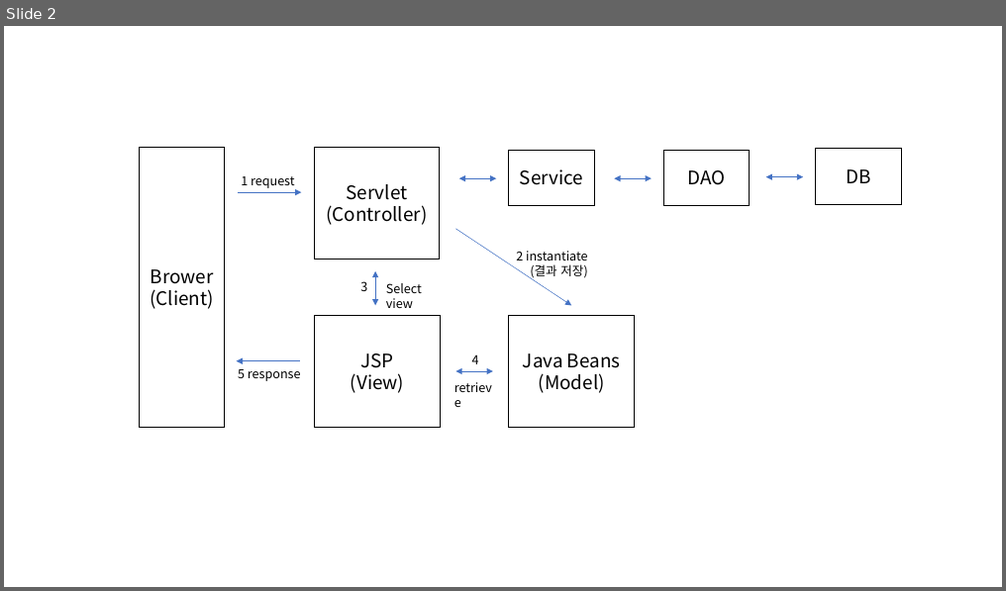
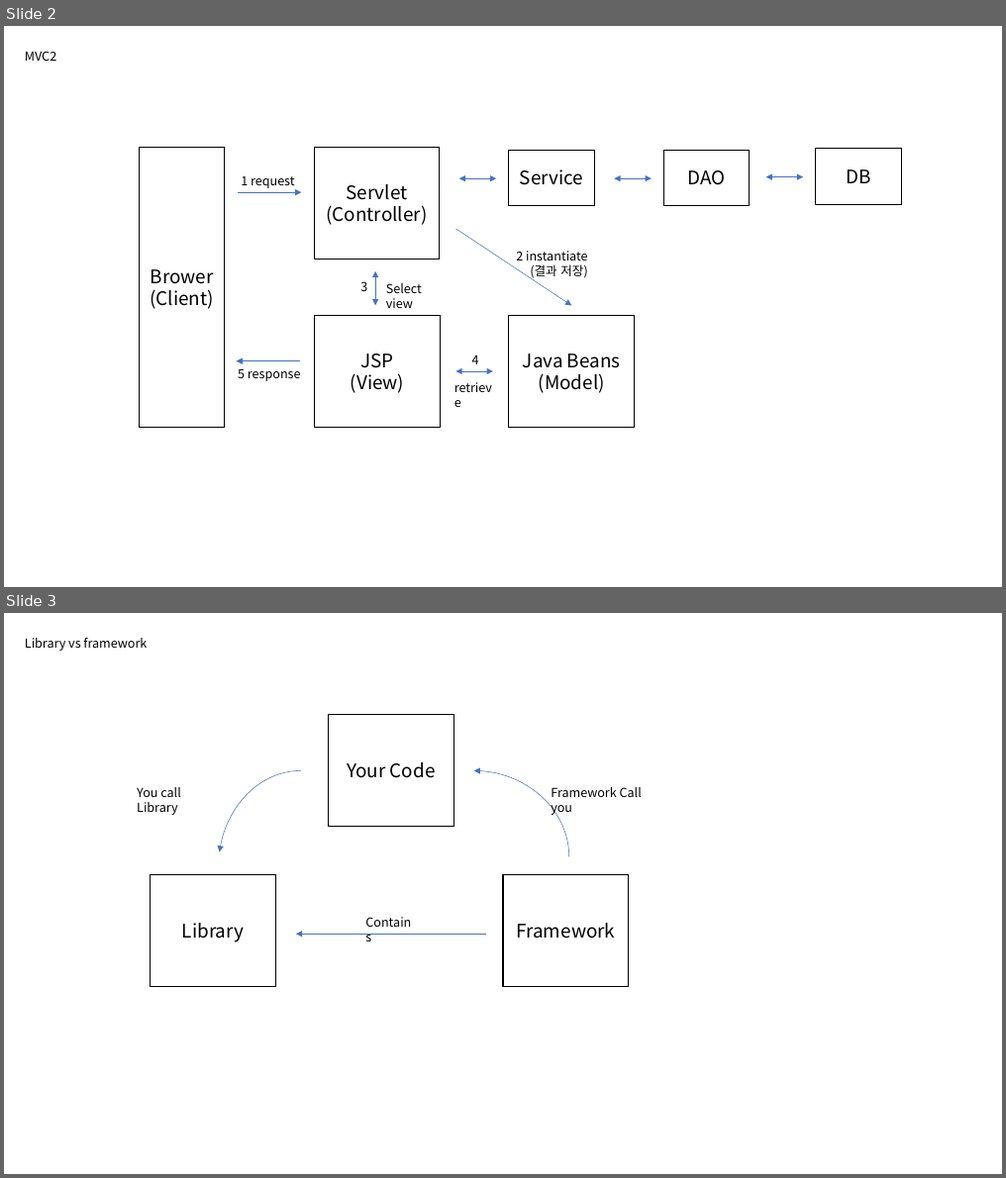
Before and after one commit to Seongmun-Hong/Seongmun-Hong.github.io, a slide deck: images.pptx. Shown one above the other, each under a label of ours: slide 2 before the commit, slides 2 and 3 after it. The pictures are 1006x591 and 1006x1178 pixels, drawn with LibreOffice and Linux fonts; fonts in the diff are those of the drawing. Boxes give left, top, right and bottom in pixels: in the first picture for what was removed or moved away, otherwise in the second. Text is boxed around its words. In the diff, an @@ line names an element or a change of style, - is before the commit and + after.

```diff
--- a/images.pptx
+++ b/images.pptx
@@ slide 3 added at bbox=[4, 613, 1002, 1174], background #FFFFFF @@
@@ text added at bbox=[25, 638, 147, 651], 12 pt, text #000000 @@
+Library vs framework
@@ rectangle added at bbox=[328, 715, 453, 827], outline #000000 1 pt, 18 pt, text #000000 @@
+Your Code
@@ text added at bbox=[137, 787, 181, 815], 12 pt, text #000000 @@
+You call Library
@@ arc (boxed as its full ellipse) added at bbox=[219, 770, 384, 963], outline #4472C4 0.5 pt @@
@@ arc (boxed as its full ellipse) added at bbox=[376, 771, 569, 943], outline #4472C4 0.5 pt @@
@@ text added at bbox=[550, 787, 642, 816], 12 pt, text #000000 @@
+Framework Call you
@@ rectangle added at bbox=[150, 875, 275, 987], outline #000000 1 pt, 18 pt, text #000000 @@
+Library
@@ rectangle added at bbox=[503, 875, 629, 987], outline #000000 1 pt, 18 pt, text #000000 @@
+Framework
@@ arrow added from (486, 934) to (296, 934), #4472C4 0.5 pt @@
@@ text added at bbox=[358, 912, 424, 934], 12 pt, text #000000 @@
+Contains
@@ slide 2 changed as well @@
@@ text added at bbox=[25, 51, 56, 61], 12 pt, text #000000 @@
+MVC2
```
Also in this commit, not shown: 1 other slide changed, 2 other slides added, 1 slide removed, 6 other files.
